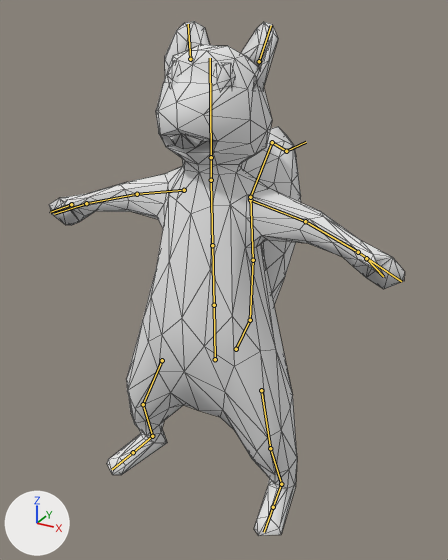
Two versions of the Blender file Blender Files/Entities/Player Character/Jul.blend, one commit apart.
One viewpoint serves both versions: a 50 mm camera at (1.2, -2.11, 2.03) aimed at (-0.16, 0.36, 0.8). Every picture has the same lights, and +X, +Y and +Z are marked at lower left. The bones that bend it are drawn over the model as lines. Mesh edges are drawn as thin lines.

In view in the first picture: 'Jul Geometry'.
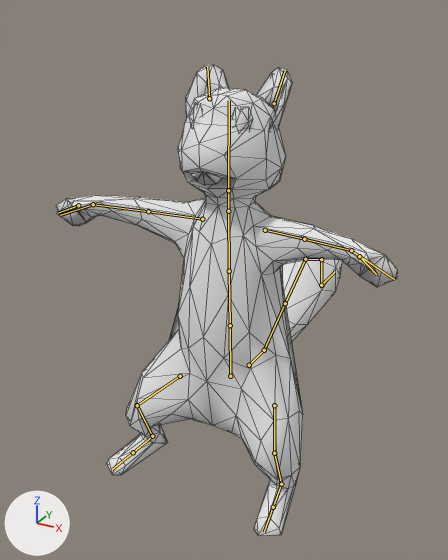
Commit message: Attack 1 working, attack 2 not implemented yet

The newer file adds an action. The first version stands in its rest pose; the second is drawn at frame 0 of the action 'Attack 2'.

Changed parts and their boxes (x1, y1, x2, y2) in the pictures (448 x 560 px):
```json
{"object": "Jul Geometry", "change": "posed", "before": [49, 21, 405, 536], "after": [56, 64, 397, 536], "on screen": "8% shorter"}
{"bone": "Hips", "before": "(215, 359) to (214, 305)", "after": "(230, 376) to (230, 325)"}
{"bone": "TailIK", "before": "(286, 151) to (306, 142)", "after": "(321, 285) to (334, 272)"}
```

Scene script edits in JSON lines:
```json
{"block": "bone_hips", "where": "bone_hips = bpy.data.objects['Jul Armatrue'].pose.bones['Hips']  # child of 'Control'"}
{"op": "set", "path": "bone_hips.location", "old": "(0.0, 0.0, 0.0)", "new": "(0.0, -0.171, -0.14)"}
{"block": "bone_tailik", "where": "bone_tailik = bpy.data.objects['Jul Armatrue'].pose.bones['TailIK']  # child of 'Control'"}
{"op": "set", "path": "bone_tailik.location", "old": "(0.0, 0.0, 0.0)", "new": "(0.0, 0.653, -0.979)"}
```
